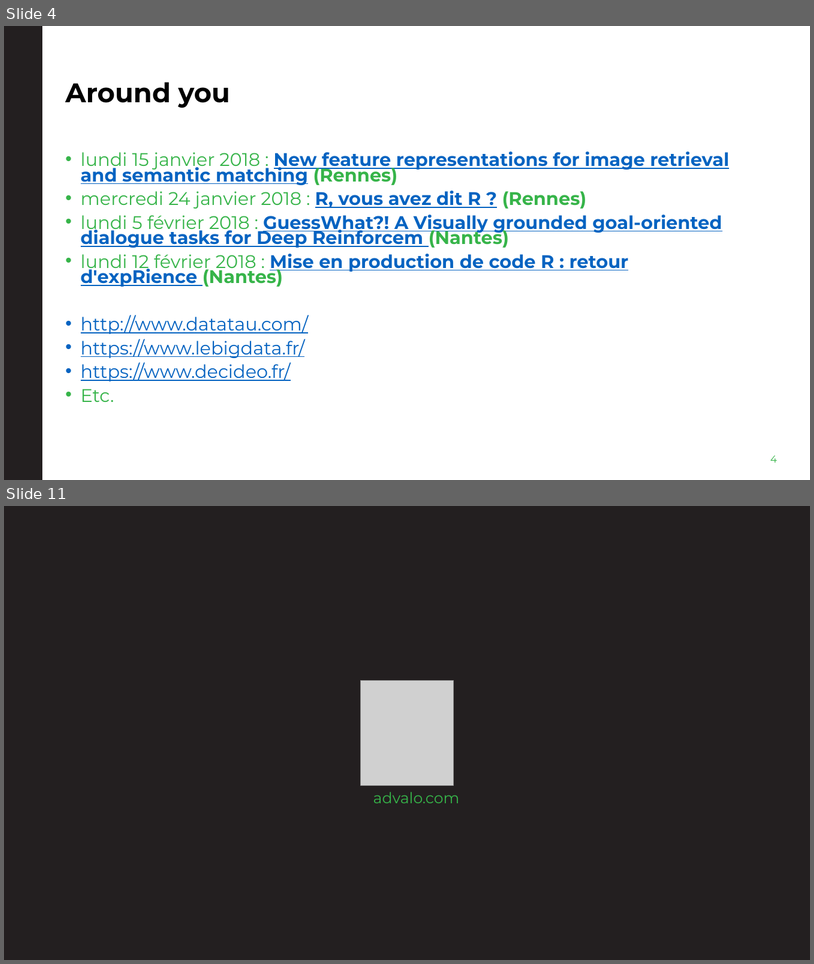
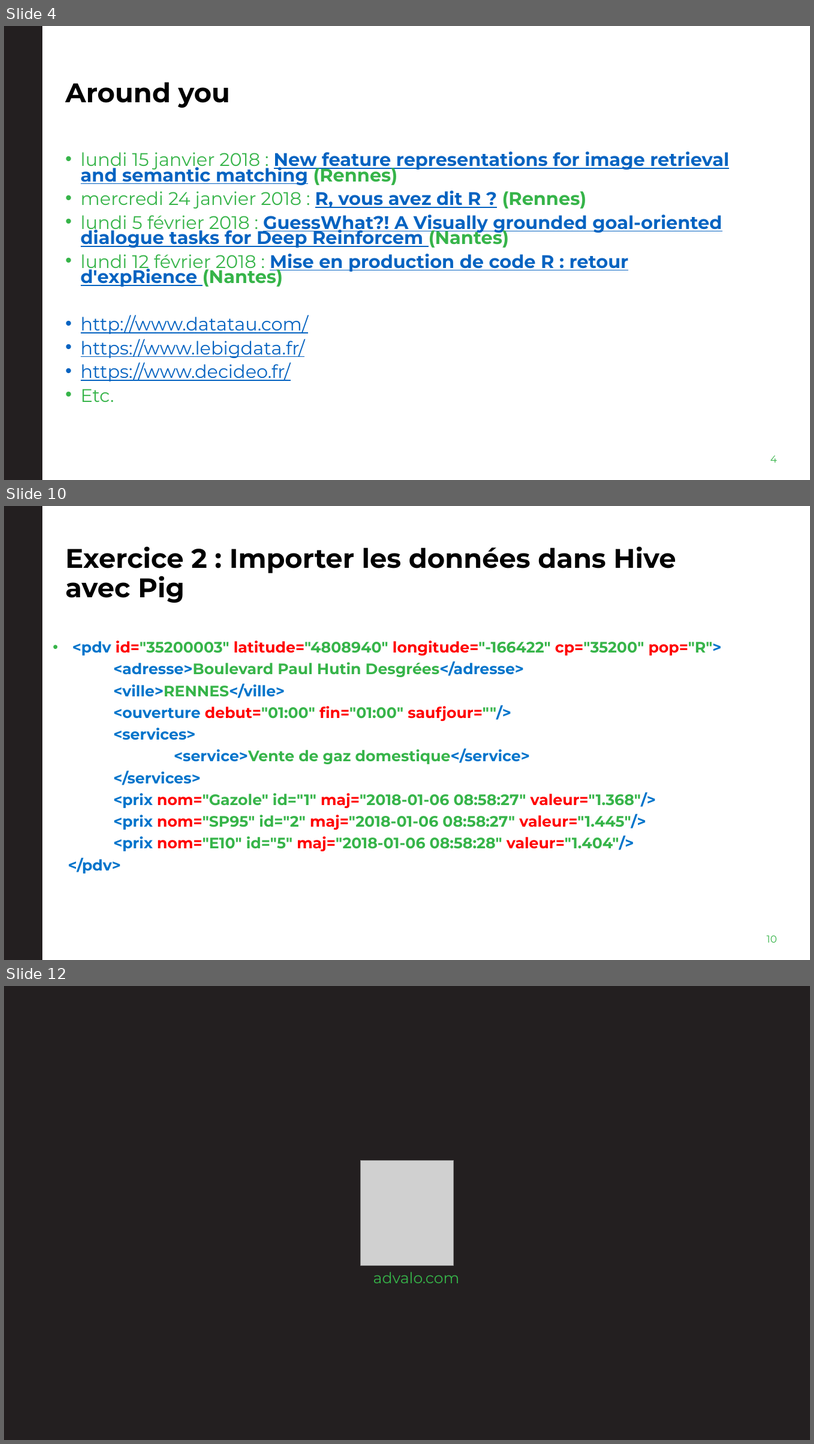
Before and after one commit to cBremardAdvalo/SeminarPigHive, a slide deck: Documents/Présentation2018/SéminairePigHive2018.pptx. Shown one above the other, each under a label of ours: slides 4 and 11 before the commit, slides 4, 10 and 12 after it; the slides between them are not shown. The pictures are 814x964 and 814x1444 pixels, drawn with LibreOffice and Linux fonts; fonts in the diff are those of the drawing; grey boxes stand for pictures; background and template pictures are left out. Boxes give left, top, right and bottom in pixels: in the first picture for what was removed or moved away, otherwise in the second. Text is boxed around its words. In the diff, an @@ line names an element or a change of style, - is before the commit and + after.

```diff
--- a/Documents/Présentation2018/SéminairePigHive2018.pptx
+++ b/Documents/Présentation2018/SéminairePigHive2018.pptx
@@ slide 10 added at (4,506,810,960), background #FFFFFF; not listed: 1 template element that a slide beside it also shows @@
@@ title added at (65,546,676,603), 32 pt, text #000000, bold @@
+Exercice 2 : Importer les données dans Hive avec Pig
@@ text added at (68,640,722,873), 18 pt, text #36B449, bold @@
+• <pdv id="35200003" latitude="4808940" longitude="-166422" cp="35200" pop="R">
+  <adresse>Boulevard Paul Hutin Desgrées</adresse>
+  <ville>RENNES</ville>
+  <ouverture debut="01:00" fin="01:00" saufjour=""/>
+  <services>
+  <service>Vente de gaz domestique</service>
+  </services>
+  <prix nom="Gazole" id="1" maj="2018-01-06 08:58:27" valeur="1.368"/>
+  <prix nom="SP95" id="2" maj="2018-01-06 08:58:27" valeur="1.445"/>
+  <prix nom="E10" id="5" maj="2018-01-06 08:58:28" valeur="1.404"/>
+  </pdv>
@@ page number added at (767,935,777,942), 12 pt, text #36B449 @@
+10
@@ what was slide 11 is now slide 12 @@
```
Also in this commit, not shown: 1 slide changed, 5 other slides added, 5 slides removed.
